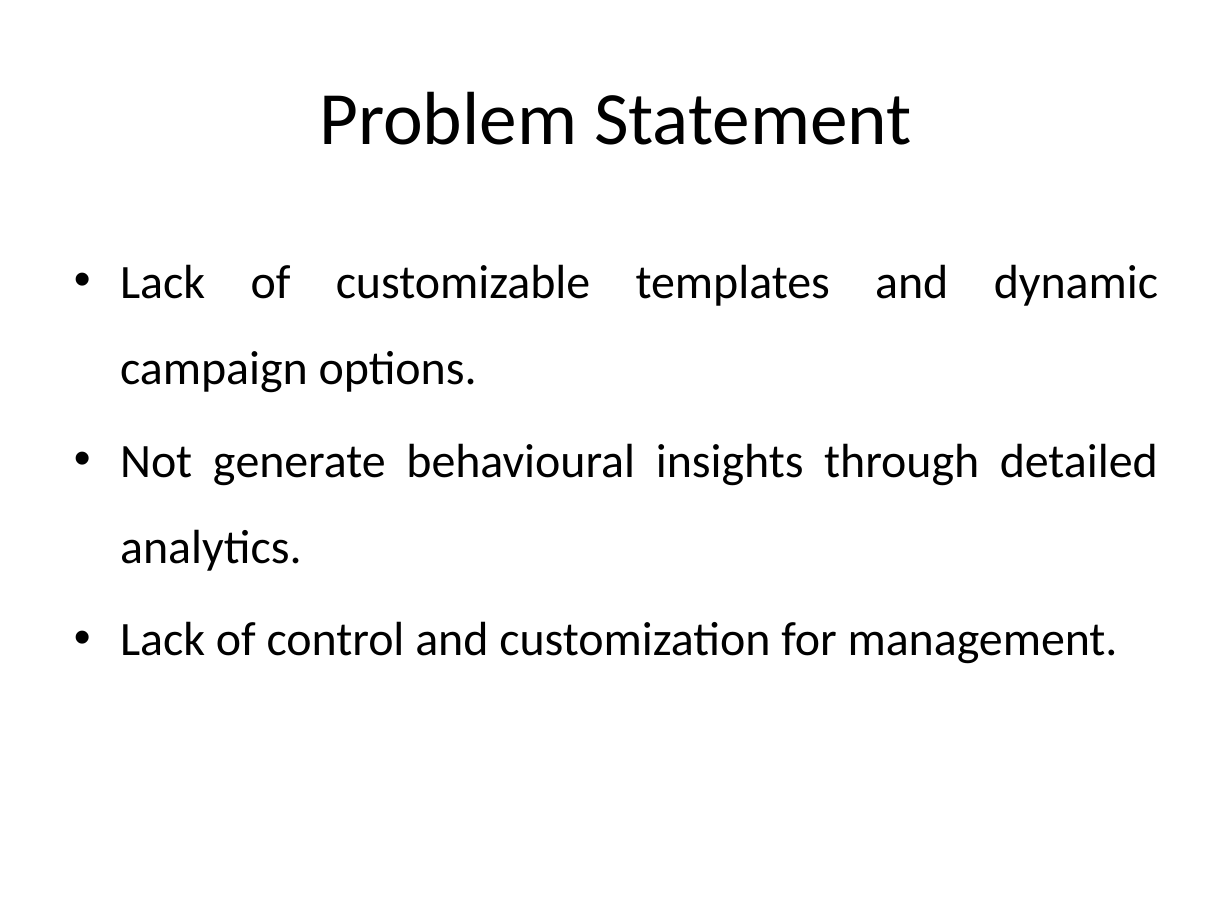
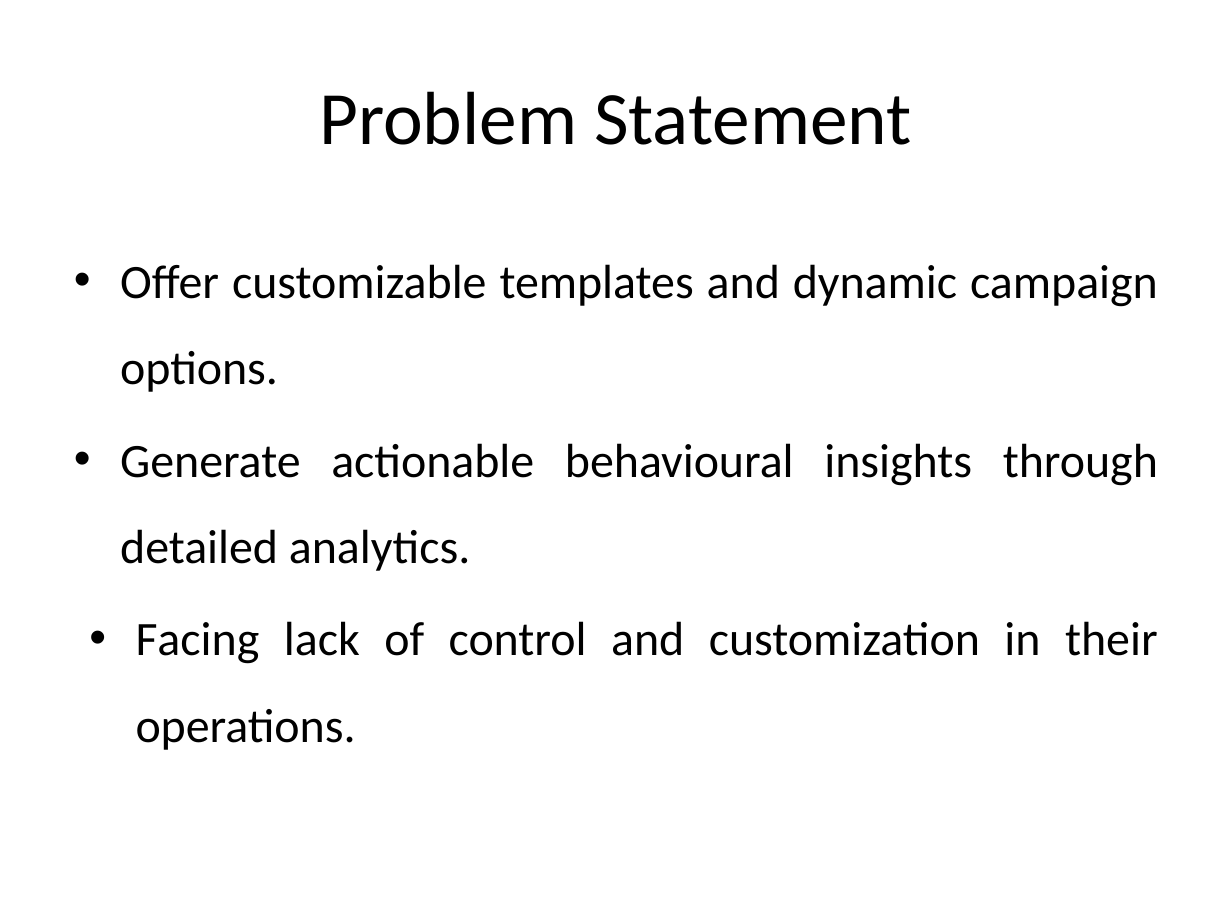
Before and after one commit to xhani890/PhishNet, a slide deck: slide 15 of Documentation/Templates/Template #7/Template #7 - Final Project Presentation - 8.0.pptx. Drawn at 1232x924 pixels with LibreOffice and Linux fonts; fonts in the diff are those of the drawing; background and template pictures are left out. Boxes give left, top, right and bottom in pixels: in the first picture for what was removed or moved away, otherwise in the second. Text is boxed around its words. In the diff, an @@ line names an element or a change of style, - is before the commit and + after.

Commit message:
Uploadinng Template #7 - Final Project Presenation - 8.0 - Content Modified

```diff
--- a/Documentation/Templates/Template #7/Template #7 - Final Project Presentation - 8.0.pptx
+++ b/Documentation/Templates/Template #7/Template #7 - Final Project Presentation - 8.0.pptx
@@ text at [120, 264, 1158, 750]: text changed @@
-• Lack of customizable templates and dynamic campaign options.
-• Not generate behavioural insights through detailed analytics.
-• Lack of control and customization for management.
+• Offer customizable templates and dynamic campaign options.
+• Generate actionable behavioural insights through detailed analytics.
+• Facing lack of control and customization in their operations.
```
Also in this commit, not shown: 29 other slides changed, 1 slide added, 4 slides removed.
